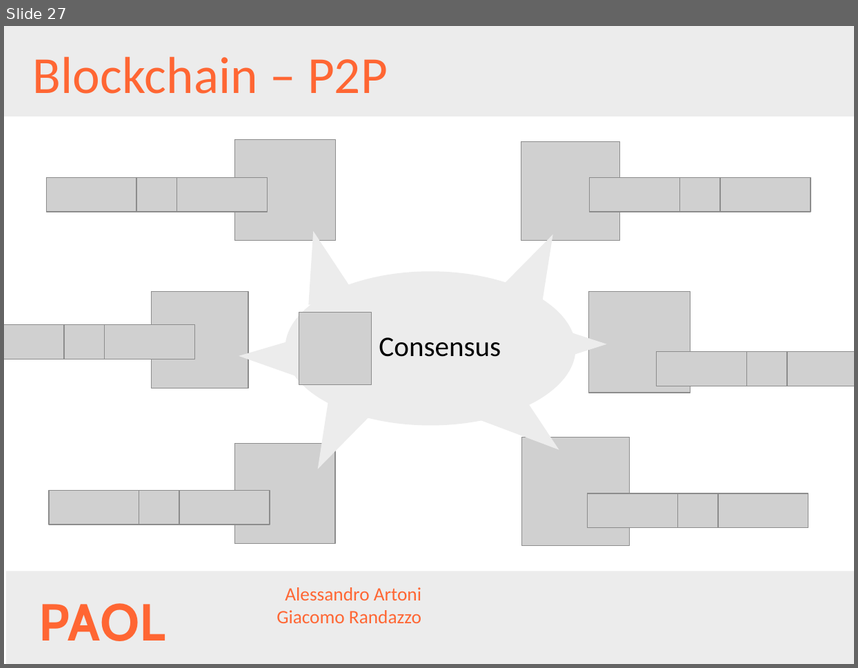
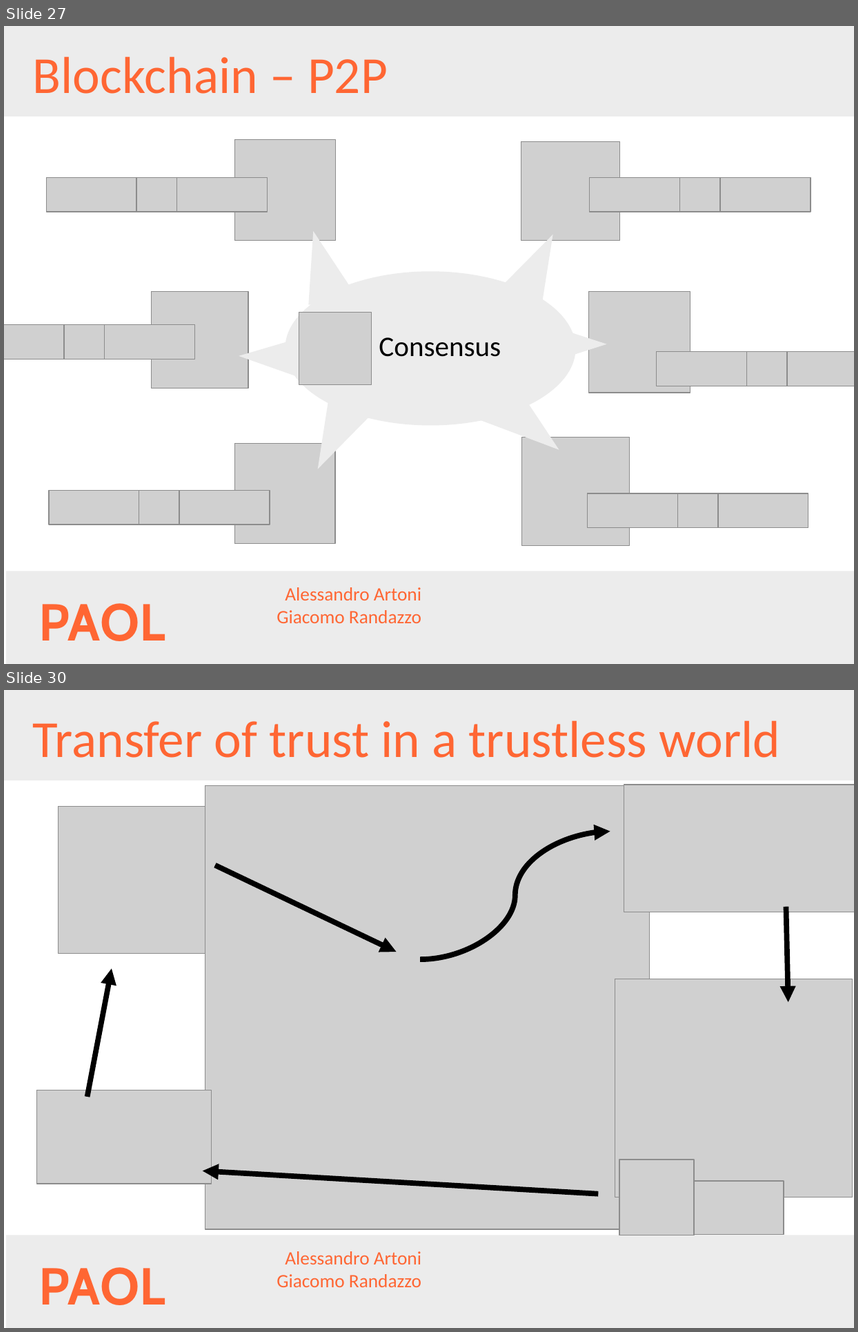
Before and after one commit to AlessandroArtoni/blockchainAndCriptocurrencies, a slide deck: Presentazione.pptx. Shown one above the other, each under a label of ours: slide 27 before the commit, slides 27 and 30 after it; the slides between them are not shown. The pictures are 858x668 and 858x1332 pixels, drawn with LibreOffice and Linux fonts; fonts in the diff are those of the drawing; grey boxes stand for pictures; background and template pictures are left out. Boxes give left, top, right and bottom in pixels: in the first picture for what was removed or moved away, otherwise in the second. Text is boxed around its words. In the diff, an @@ line names an element or a change of style, - is before the commit and + after.

```diff
--- a/Presentazione.pptx
+++ b/Presentazione.pptx
@@ slide 30 added at <box>4,690,854,1328</box>, background #FFFFFF; not listed: 4 template elements that a slide beside it also shows @@
@@ title added at <box>33,720,780,758</box>, 44 pt, text #FF6633 @@
+Transfer of trust in a trustless world
@@ picture added at <box>205,785,650,1229</box> @@
@@ picture added at <box>624,785,854,912</box> @@
@@ picture added at <box>59,807,205,954</box> @@
@@ curved arrow added from (421, 960) to (610, 831), #000000 4.5 pt @@
@@ arrow added from (215, 865) to (396, 952), #000000 4.5 pt @@
@@ arrow added from (786, 907) to (789, 1002), #000000 4.5 pt @@
@@ arrow added from (87, 1096) to (112, 968), #000000 4.5 pt @@
@@ picture added at <box>615,979,853,1198</box> @@
@@ picture added at <box>37,1090,212,1183</box> @@
@@ picture added at <box>619,1159,694,1235</box> @@
@@ arrow added from (598, 1193) to (203, 1170), #000000 4.5 pt @@
@@ picture added at <box>684,1181,784,1234</box> @@
```
Also in this commit, not shown: 8 other slides added, 20 other files.
